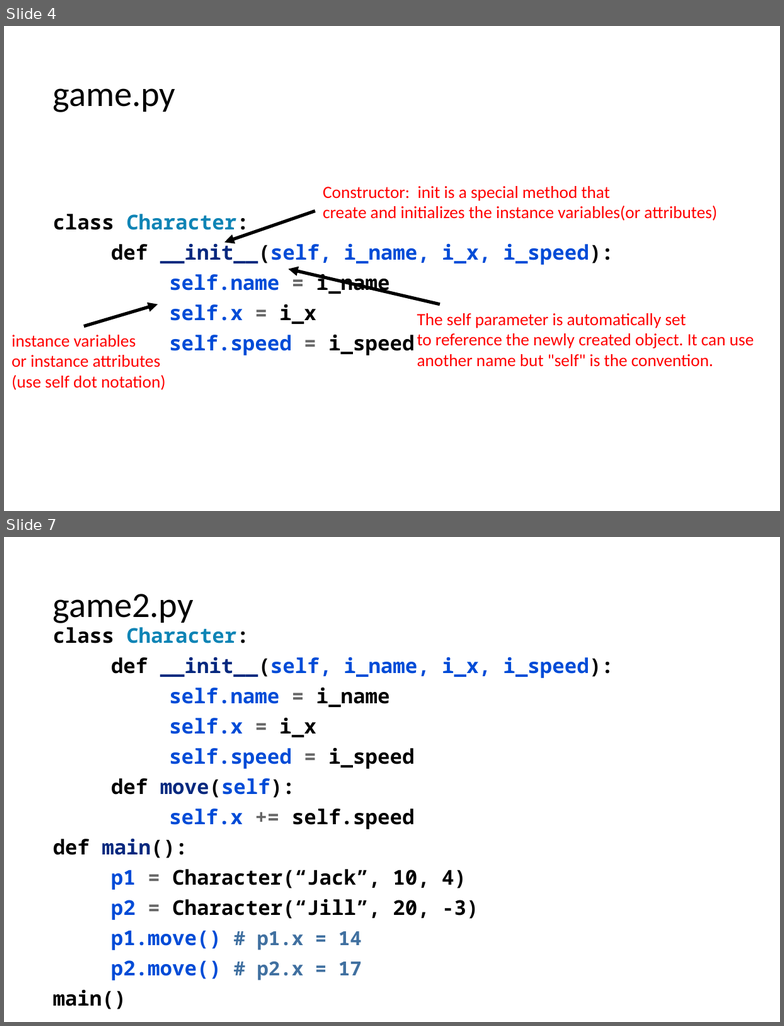
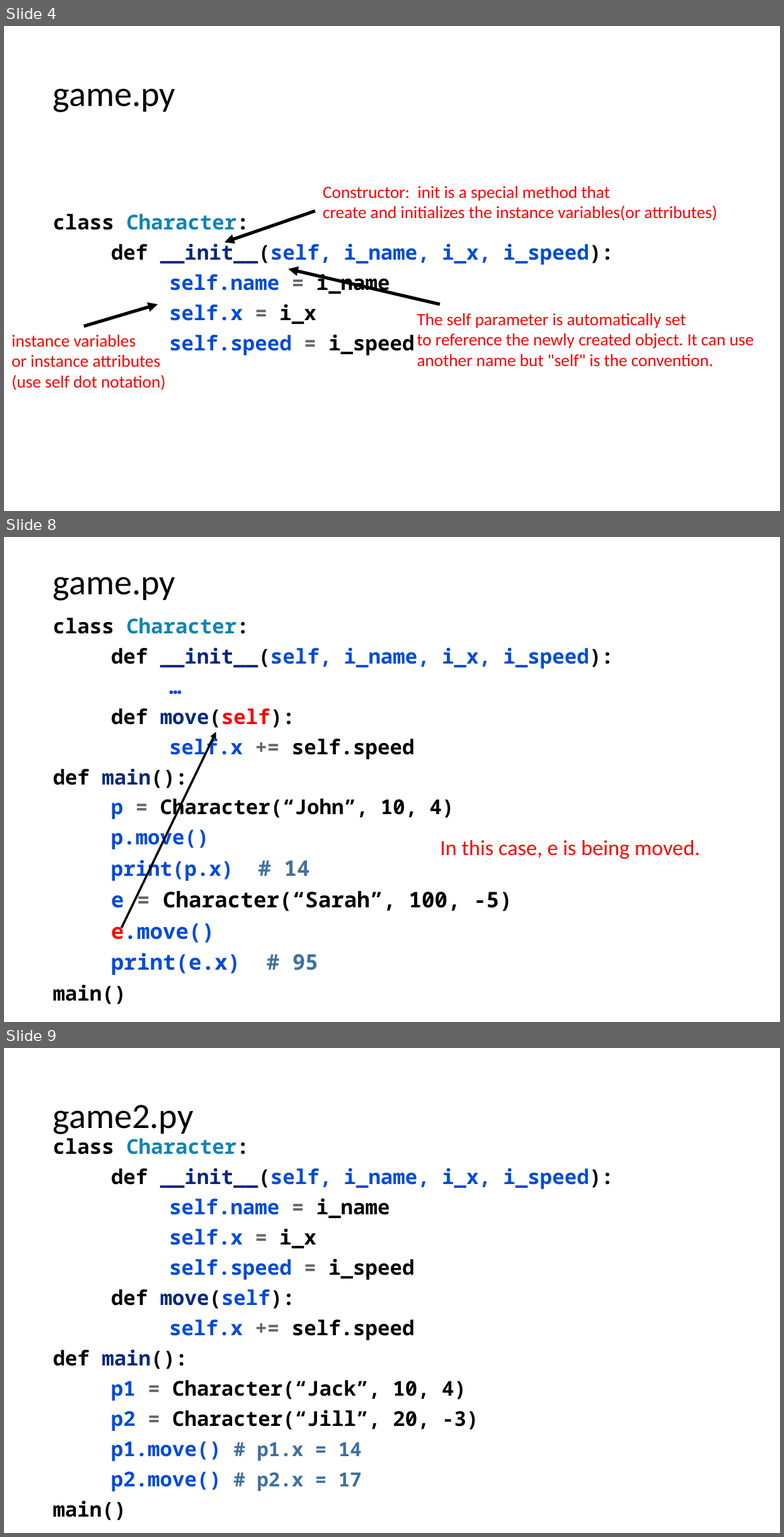
Before and after one commit to LongBaoNguyen/longbaonguyen.github.io, a slide deck: courses/apcsp/lect9.pptx. Shown one above the other, each under a label of ours: slides 4 and 7 before the commit, slides 4, 8 and 9 after it; the slides between them are not shown. The pictures are 784x1026 and 784x1537 pixels, drawn with LibreOffice and Linux fonts; fonts in the diff are those of the drawing. Boxes give left, top, right and bottom in pixels: in the first picture for what was removed or moved away, otherwise in the second. Text is boxed around its words. In the diff, an @@ line names an element or a change of style, - is before the commit and + after.

```diff
--- a/courses/apcsp/lect9.pptx
+++ b/courses/apcsp/lect9.pptx
@@ slide 8 added at (4,537,780,1022), background #FFFFFF @@
@@ title added at (53,577,176,601), 33 pt, text #000000 @@
+game.py
@@ text added at (53,618,614,1004), 19 pt, text #000000, bold @@
+class Character:
+def __init__(self, i_name, i_x, i_speed):
+…
+def move(self):
+self.x += self.speed
+def main():
+p = Character(“John”, 10, 4)
+p.move()
+print(p.x) # 14
+e = Character(“Sarah”, 100, -5)
+e.move()
+print(e.x) # 95
+main()
@@ arrow added from (121, 928) to (216, 732), #000000 2 pt @@
@@ text added at (440,840,700,859), 20 pt, text #FF0000 @@
+In this case, e is being moved.
@@ what was slide 7 is now slide 9 @@
```
Also in this commit, not shown: 6 slides changed, 3 other slides added, 6 other files.
